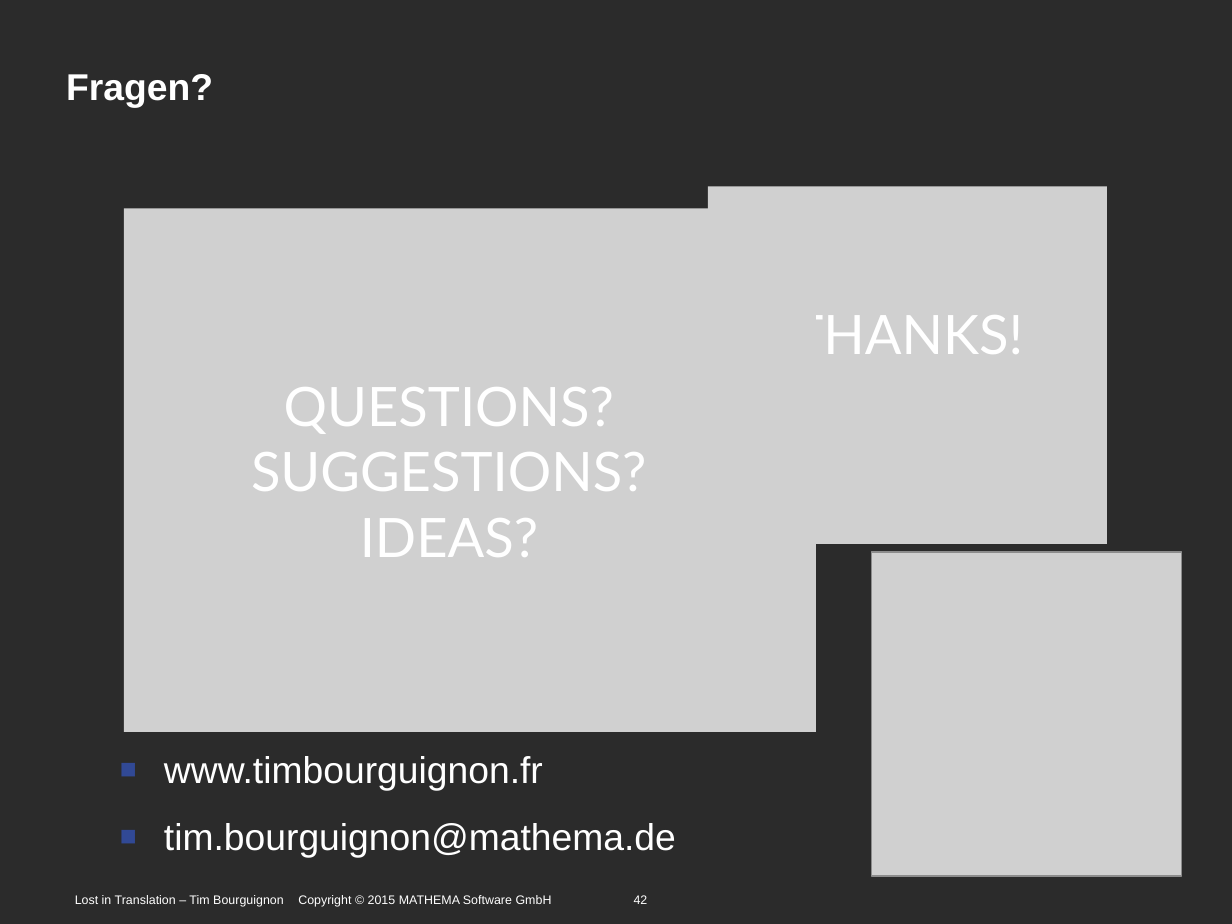
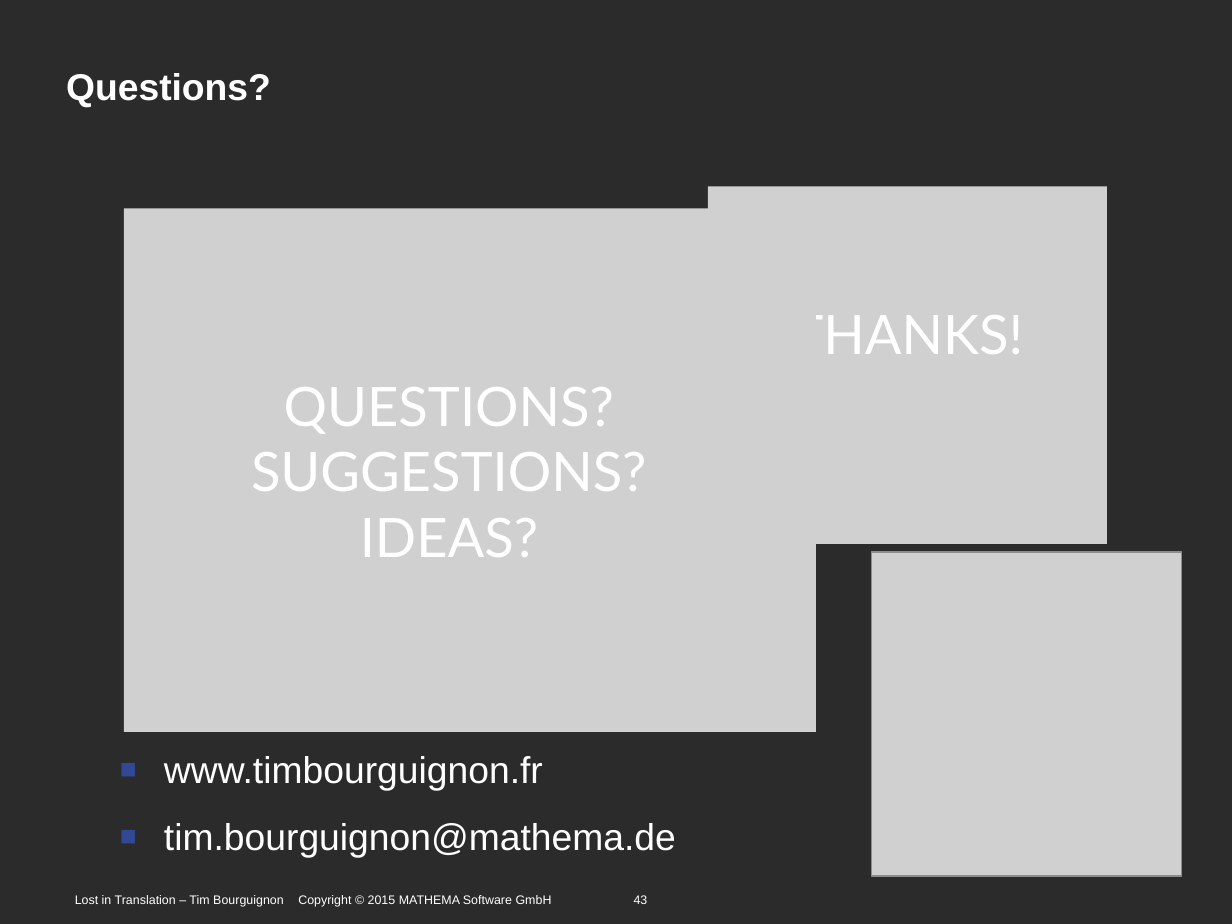
Before and after one commit to Timothep/Talk.LostInTranslation, a slide deck: slide 43 of LostInTranslation.odp (slide 42 before the commit). Drawn at 1232x924 pixels with LibreOffice and Linux fonts; fonts in the diff are those of the drawing; grey boxes stand for pictures; background and template pictures are left out; a plain dark background stands for a picture behind light text. Boxes give left, top, right and bottom in pixels: in the first picture for what was removed or moved away, otherwise in the second. Text is boxed around its words. In the diff, an @@ line names an element or a change of style, - is before the commit and + after.

```diff
--- a/LostInTranslation.odp
+++ b/LostInTranslation.odp
@@ title at box(66, 73, 271, 108): text changed @@
-Fragen?
+Questions?
```
Also in this commit, not shown: 16 other slides changed, 1 slide added.
